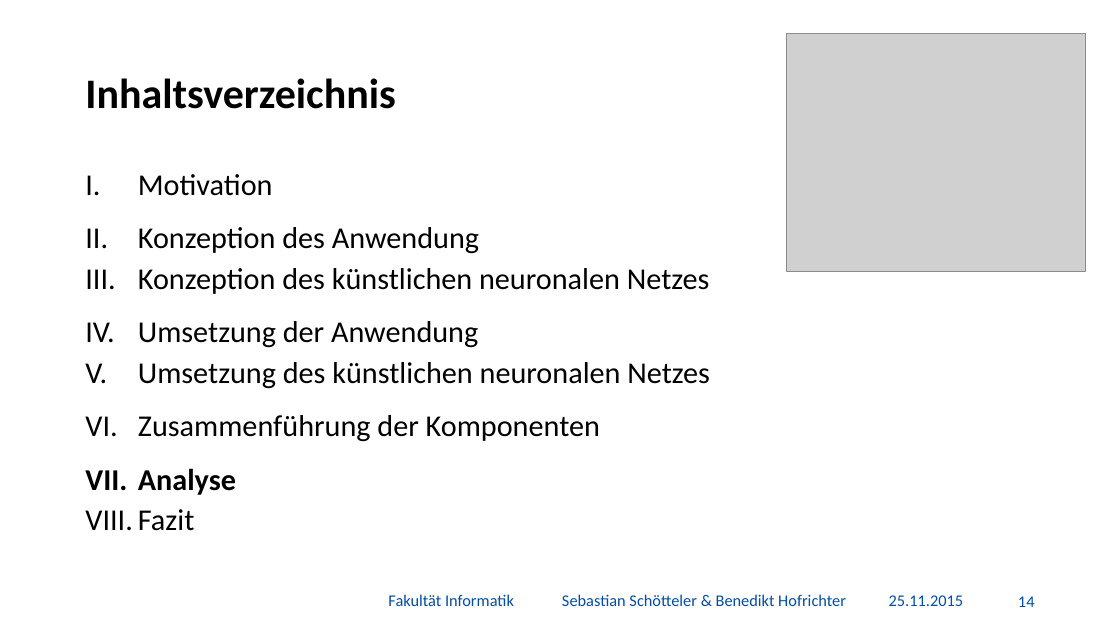
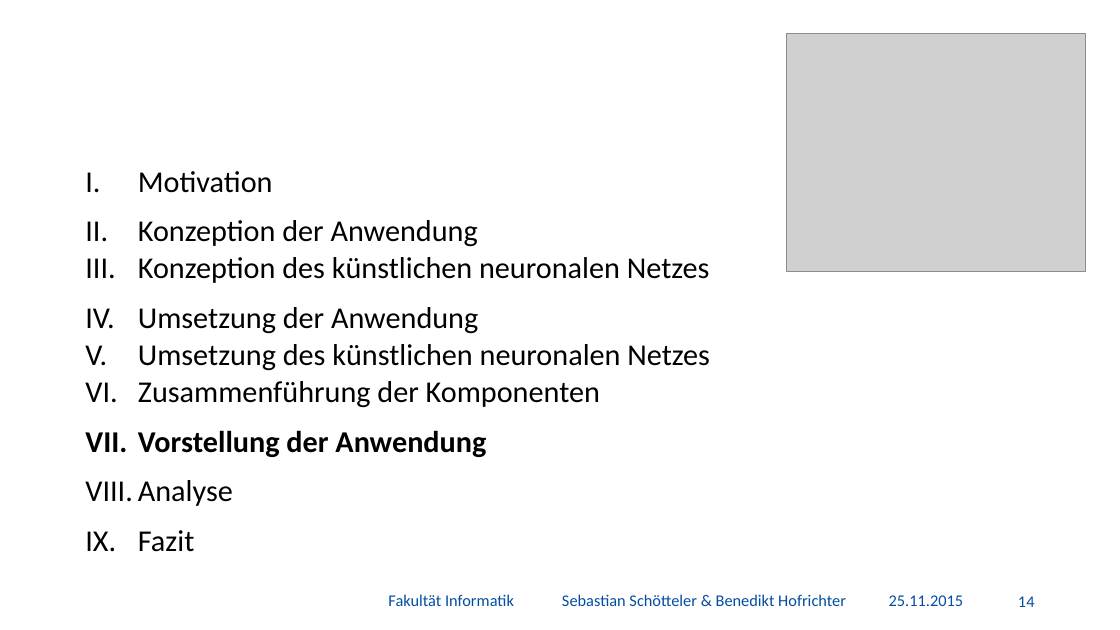
Before and after one commit to BenediktGitGit/soco15, a slide deck: slide 15 of 3b) Vortrag/Präsentation.pptx. Drawn at 1120x630 pixels with LibreOffice and Linux fonts; fonts in the diff are those of the drawing; grey boxes stand for pictures; background and template pictures are left out. Boxes give left, top, right and bottom in pixels: in the first picture for what was removed or moved away, otherwise in the second. Text is boxed around its words. In the diff, an @@ line names an element or a change of style, - is before the commit and + after.

```diff
--- a/3b) Vortrag/Präsentation.pptx
+++ b/3b) Vortrag/Präsentation.pptx
@@ title removed at <box>85,78,395,109</box> @@
-Inhaltsverzeichnis
@@ text at <box>138,171,710,552</box>: bold off in "Analyse"; line spacing 0.8 to 0.7 @@
@@ text at <box>138,220,478,247</box>: text changed @@
-II. Konzeption des Anwendung
+II. Konzeption der Anwendung
@@ text at <box>138,430,486,457</box>: paragraph added @@
+VII. Vorstellung der Anwendung
```
Also in this commit, not shown: 10 other slides changed, 2 slides added, 15 other files.
